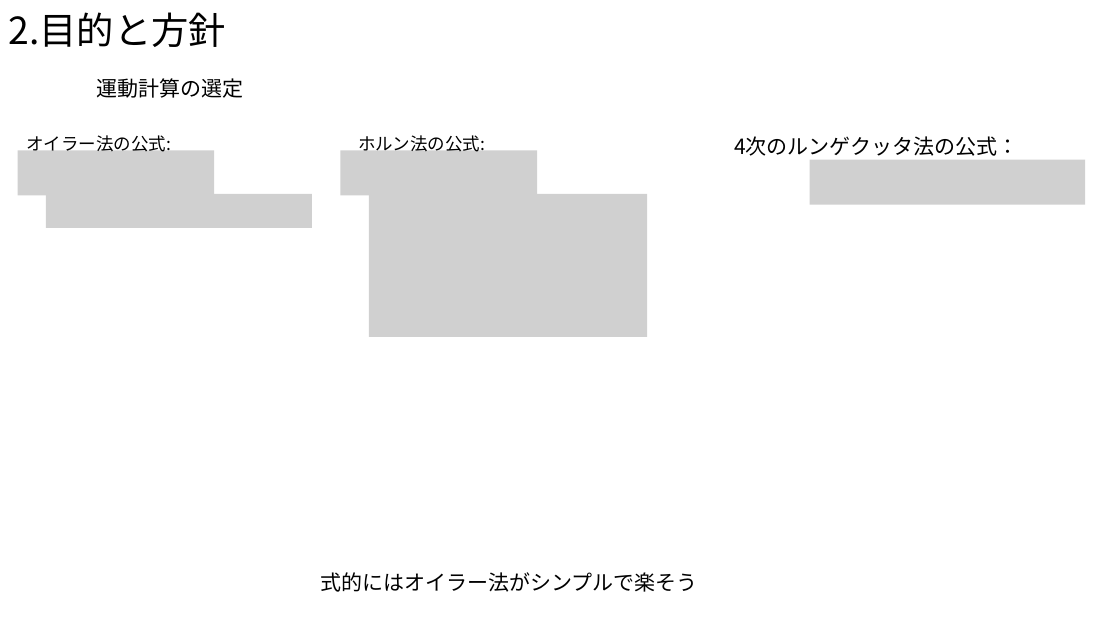
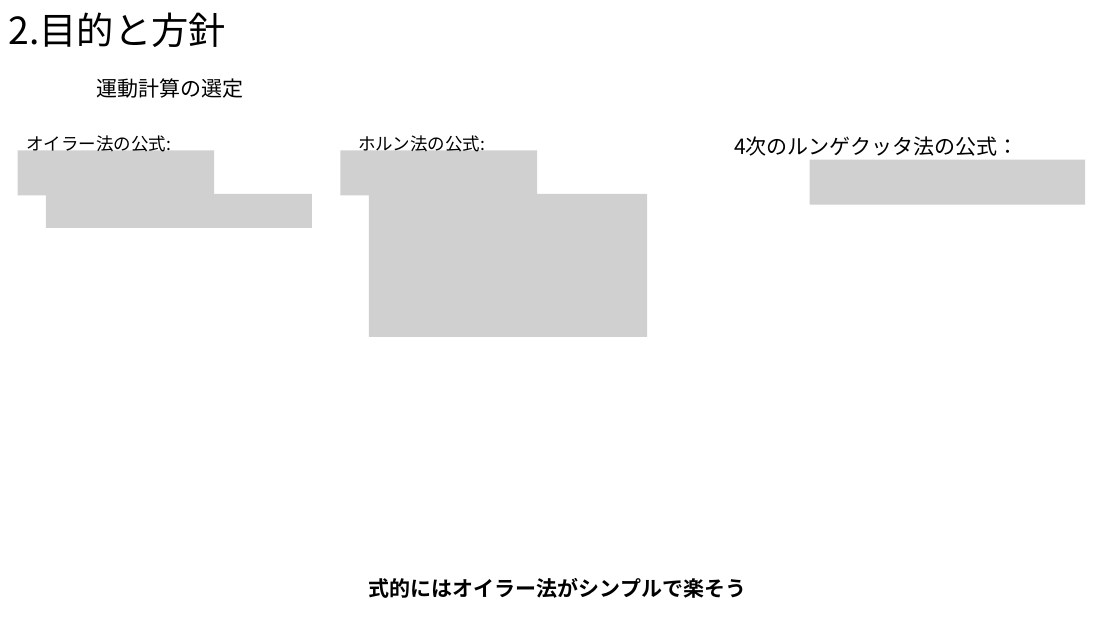
Before and after one commit to Takeuchi-yuya/Ksimulation, a slide deck: slide 7 of docs/中間発表.pptx. Drawn at 1120x630 pixels with LibreOffice and Linux fonts; fonts in the diff are those of the drawing; grey boxes stand for pictures. Boxes give left, top, right and bottom in pixels: in the first picture for what was removed or moved away, otherwise in the second. Text is boxed around its words. In the diff, an @@ line names an element or a change of style, - is before the commit and + after.

```diff
--- a/docs/中間発表.pptx
+++ b/docs/中間発表.pptx
@@ text "式的にはオイラー法がシンプルで楽そう": place and size @@
-text "式的にはオイラー法がシンプルで楽そう" at box(320, 572, 697, 592)
+text "式的にはオイラー法がシンプルで楽そう" at box(369, 578, 746, 598)
@@ text "式的にはオイラー法がシンプルで楽そう" at box(369, 578, 746, 598): bold on @@
```
Also in this commit, not shown: 9 other slides changed, 1 slide removed, 1 other file.
